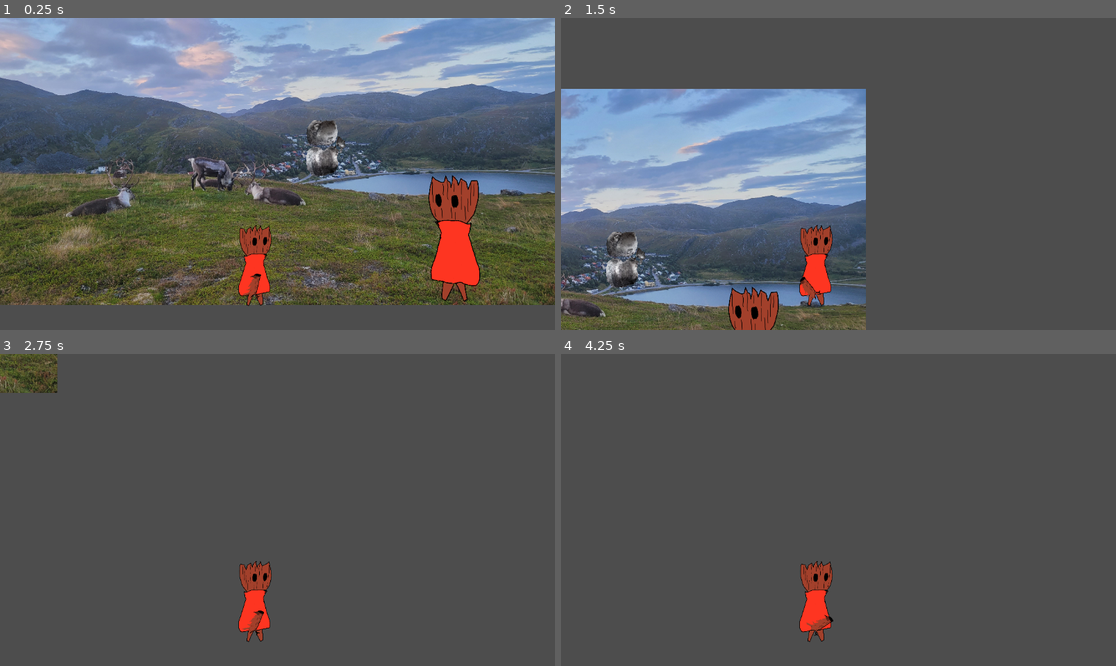
Above: before the commit, frames 1-4 (two rows, left to right).
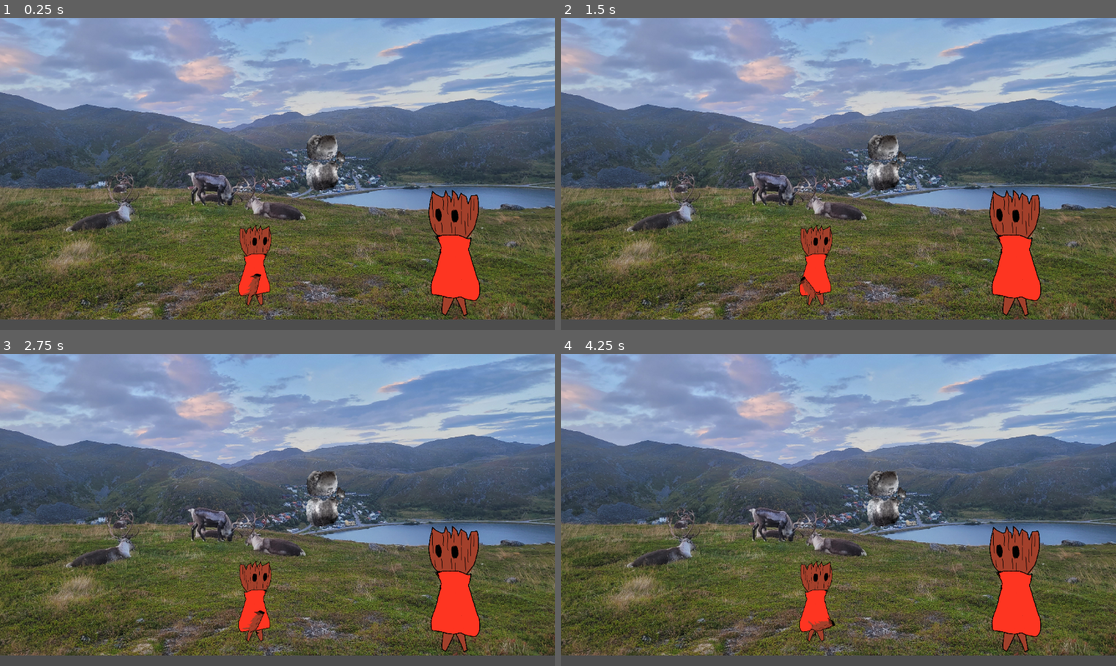
Above: after the commit, the same moments.

Repository: Q1-Studios/TreeVolution
Game: Godot game, scene res://src/scenes/map.tscn
The game is run twice, just before and just after one commit, with the same random seed, the same clock (stepped at 60 frames per second) and the same inputs.
Inputs (mouse positions are in pixels of both pictures, inside the frame that each line leads up to):
- Up to frame 1 (0.25 s): no input
- Up to frame 2 (1.5 s): tap Enter at 0.5 s; move the mouse to (960, 158) at 0.52 s; hold D (moveRight) from 0.53 s (still down); tap X (Pollen ability) at 0.6 s; tap Up (jump) at 0.77 s; move the mouse to (727, 189) at 1.27 s; click (727, 189) at 1.35 s
- Up to frame 3 (2.75 s): tap Up (jump) at 1.52 s; move the mouse to (333, 441) at 2.02 s; release D (moveRight) at 2.03 s; hold A (moveLeft) from 2.03 s (still down); tap X (Pollen ability) at 2.1 s
- Up to frame 4 (4.25 s): move the mouse to (810, 572) at 2.77 s; release A (moveLeft) at 2.78 s; hold D (moveRight) from 2.78 s (still down); click (810, 572) at 2.85 s; tap Up (jump) at 3.02, 3.77 s; tap Space at 3.5 s; move the mouse to (1005, 556) at 3.52 s; tap X (Pollen ability) at 3.6 s

The runs differ from the first frame. In frame 1, 50% of the frame differs, in the area x 0-100%, y 0-97%; in frame 2, 87%, in the area x 0-100%, y 0-100%; in frame 3, 79%; in frame 4, 79%.
Error after the commit: Parse Error: Could not find type "StatController" in the current scope. (res://src/scripts/player.gd:6)

Commit message:
feat: pollen affects once per second

Diff:
--- a/src/scenes/Pollen.tscn
+++ b/src/scenes/Pollen.tscn
@@ -18,8 +18,12 @@
 [node name="CollisionShape2D" type="CollisionShape2D" parent="Area2D" unique_id=213131670 groups=["Polen"]]
 shape = SubResource("CircleShape2D_5k3mm")
 
+[node name="Timer" type="Timer" parent="Area2D" unique_id=1356492730]
+
 [node name="Sprite2D" type="Sprite2D" parent="." unique_id=377822935]
 position = Vector2(71.99999, -1.1920929e-07)
 scale = Vector2(0.36523438, 0.37890625)
 texture = ExtResource("1_t01yt")
 script = ExtResource("4_2o132")
+
+[connection signal="timeout" from="Area2D/Timer" to="Area2D" method="_on_timer_timeout"]
--- a/src/scenes/map.tscn
+++ b/src/scenes/map.tscn
@@ -22,7 +22,7 @@
 position = Vector2(80.51948, -1748.2078)
 zoom = Vector2(0.3, 0.3)
 
-[node name="Pollen" parent="." unique_id=241079387 groups=["Polen"] instance=ExtResource("3_3tm0b")]
+[node name="Pollen" parent="." unique_id=241079387 instance=ExtResource("3_3tm0b")]
 position = Vector2(345, 50)
 
 [node name="Enemy" parent="." unique_id=699392529 instance=ExtResource("4_udcsr")]
--- a/src/scripts/player.gd
+++ b/src/scripts/player.gd
@@ -33,8 +33,7 @@
 func _physics_process(delta: float) -> void:
 	movement_controller.handleMovement(self, delta)
 	for area in polen_list:
-		area.affect_player(self, polen_attributes)
-		await get_tree().create_timer(1*delta).timeout
+		area.affect_player(self, polen_attributes) #script is in polenArea
 
 func _on_bullet_detection_body_entered(body: Node2D) -> void:
 	stat_controller.bullet_damage(self, body)
--- a/src/scripts/pollenArea.gd
+++ b/src/scripts/pollenArea.gd
@@ -1,4 +1,7 @@
 extends Area2D
+
+
+var can_affect = true
 
 # Called when the node enters the scene tree for the first time.
 func _ready() -> void:
@@ -9,5 +12,29 @@
 func _process(delta: float) -> void:
 	pass
 
+
 func affect_player(player, polen_attributes):
-	print("s")
+	if !can_affect:
+		return
+	can_affect = false
+	var dictionary_keys = polen_attributes.keys()
+	buff_player_damage(player, polen_attributes[dictionary_keys[0]])
+	heal_player(player, polen_attributes[dictionary_keys[1]])
+	start_effect_cooldown()
+
+func start_effect_cooldown():
+	await get_tree().create_timer(1.0).timeout
+	can_affect = true
+
+
+
+
+func buff_player_damage(player, array):
+	if array[0]:
+		player.player_health += array[1]
+		print("buff dmg")
+
+func heal_player(player, array):
+	if array[0]:
+		player.player_health += array[1]
+		print("heal")
--- a/src/scripts/stat_controller.gd
+++ b/src/scripts/stat_controller.gd
@@ -1,4 +1,4 @@
-class_name StatController
+sclass_name StatController
 
 extends Node
 
@@ -17,29 +17,3 @@
 		var bullet_damage: float = body.damage
 		print("Collided with bullet, took %s damage " % str(bullet_damage))
 		player.player_health -= bullet_damage
-		$"../AnimationPlayer".play("damage_taken")
-
-func polen_heal(player, area, healing_array):
-	while area && area.is_in_group("Polen"):
-		if (!area.is_in_group("Polen")):
-			return
-		polen_healing(player, healing_array)
-		await get_tree().create_timer(1).timeout
-
-func polen_buff_damage(player, area, damage_array):
-	while area.is_in_group("Polen"):
-		polen_damage_buff(player, damage_array)
-		await get_tree().create_timer(1).timeout
-
-func polen_healing(player, healing_array):
-	var new_health
-	if(healing_array[0]):
-		new_health = player.player_health + healing_array[1]
-		player.player_health = min(new_health, player.PLAYER_MAX_HEALTH)
-	print("Healing Health: ", player.player_health)
-
-func polen_damage_buff(player, damage_buff_array):
-	var new_damage = player.player_damage + damage_buff_array[1]
-	if(damage_buff_array[0]):
-		player.player_damage = new_damage
-	print("Damage while in polen: ", player.player_damage)
Not shown: 1 places in src/scenes/map.tscn that only renumber resources
